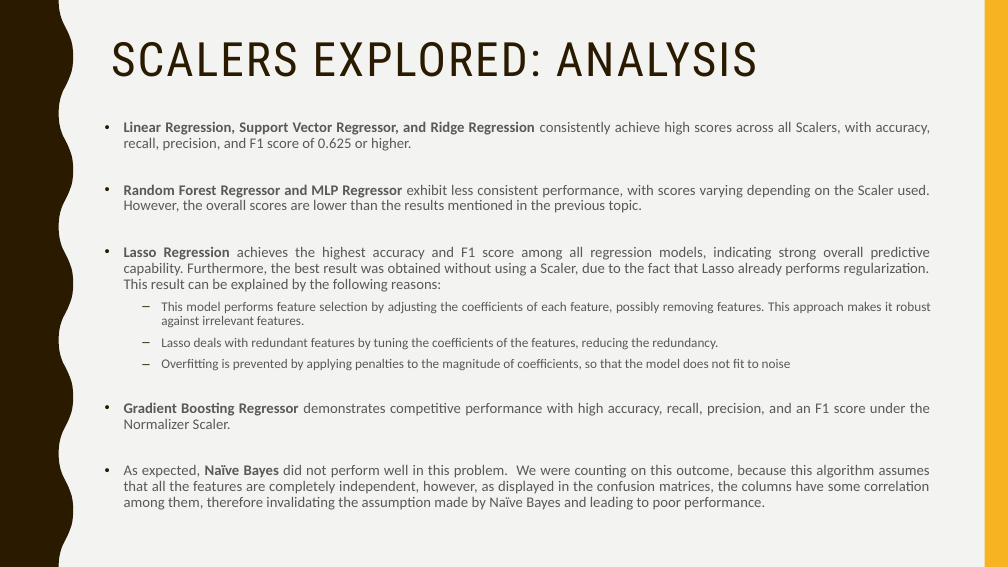
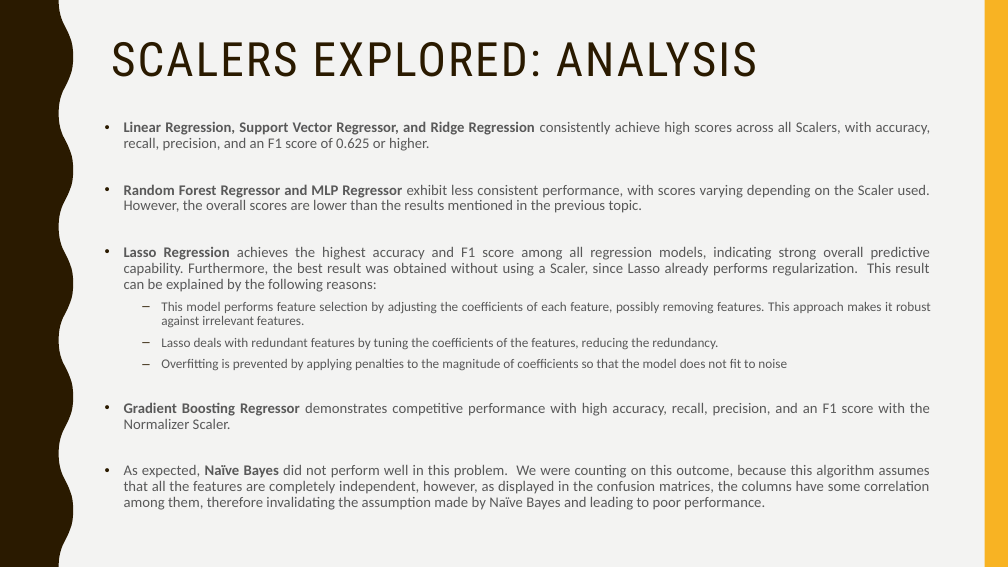
Before and after one commit to afs202005277/AC, a slide deck: slide 32 of ppt projeto.pptx. Drawn at 1008x567 pixels with LibreOffice and Linux fonts; fonts in the diff are those of the drawing. Boxes give left, top, right and bottom in pixels: in the first picture for what was removed or moved away, otherwise in the second. Text is boxed around its words. In the diff, an @@ line names an element or a change of style, - is before the commit and + after.

```diff
--- a/ppt projeto.pptx
+++ b/ppt projeto.pptx
@@ text at [124,121,931,151]: text changed @@
-• Linear Regression, Support Vector Regressor, and Ridge Regression consistently achieve high scores across all Scalers, with accuracy, recall, precision, and F1 score of 0.625 or higher.
+• Linear Regression, Support Vector Regressor, and Ridge Regression consistently achieve high scores across all Scalers, with accuracy, recall, precision, and an F1 score of 0.625 or higher.
@@ text at [124,247,930,292]: text changed @@
-• Lasso Regression achieves the highest accuracy and F1 score among all regression models, indicating strong overall predictive capability. Furthermore, the best result was obtained without using a Scaler, due to the fact that Lasso already performs regularization. This result can be explained by the following reasons:
+• Lasso Regression achieves the highest accuracy and F1 score among all regression models, indicating strong overall predictive capability. Furthermore, the best result was obtained without using a Scaler, since Lasso already performs regularization. This result can be explained by the following reasons:
@@ text at [124,359,930,429]: text changed @@
-  – Overfitting is prevented by applying penalties to the magnitude of coefficients, so that the model does not fit to noise
-• Gradient Boosting Regressor demonstrates competitive performance with high accuracy, recall, precision, and an F1 score under the Normalizer Scaler.
+  – Overfitting is prevented by applying penalties to the magnitude of coefficients so that the model does not fit to noise
+• Gradient Boosting Regressor demonstrates competitive performance with high accuracy, recall, precision, and an F1 score with the Normalizer Scaler.
```
Also in this commit, not shown: 17 other slides changed, 2 other files.
